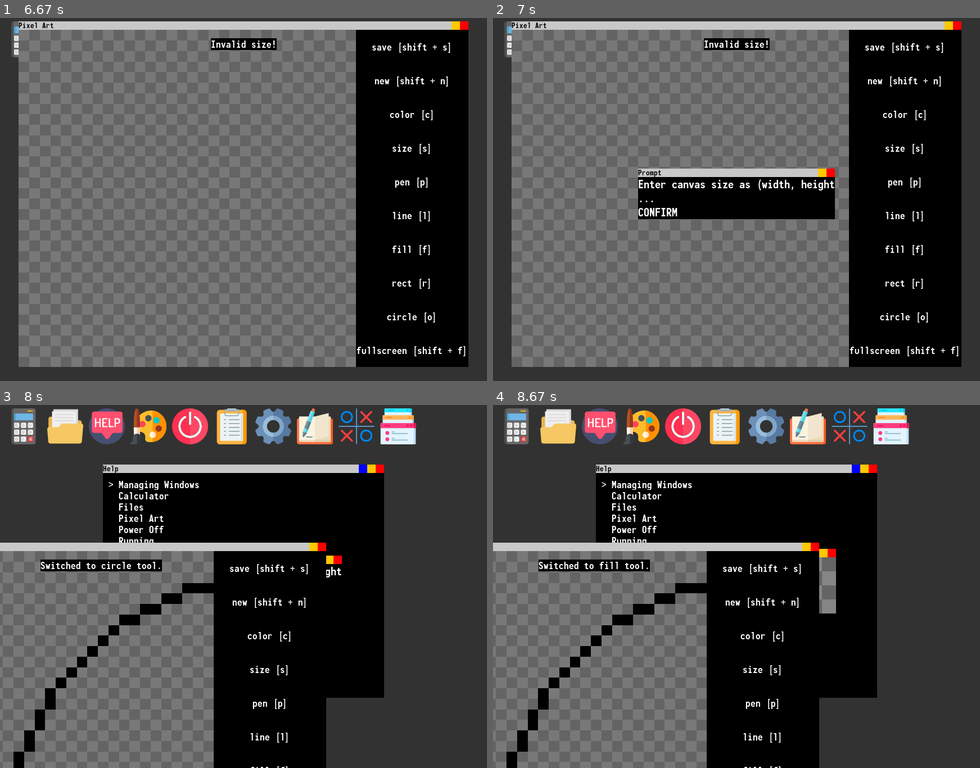
Above: before the commit, frames 1-4 (two rows, left to right).
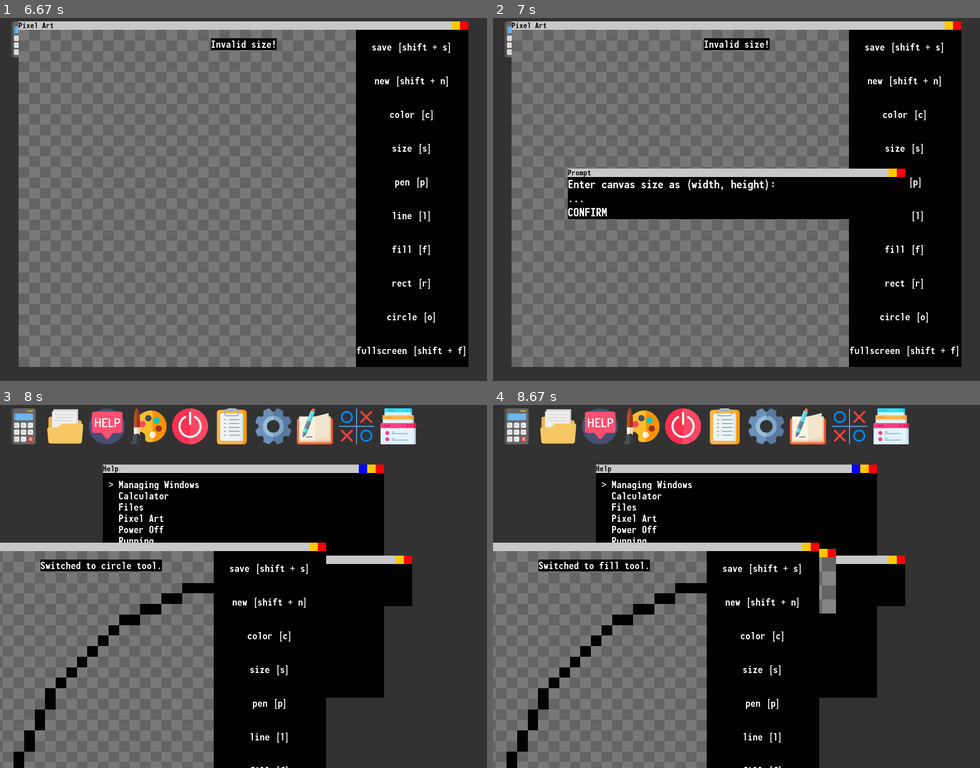
Above: after the commit, the same moments.

Repository: milktheinternet/pygameVOS
Game: pygame game, started from vos.py
The game is run twice, just before and just after one commit, with the same random seed, the same clock (stepped at 60 frames per second) and the same inputs.
Inputs (mouse positions are in pixels of both pictures, inside the frame that each line leads up to):
- Up to frame 1 (6.67 s): hold Down 0.33-0.8 s; hold Up 0.88-1.25 s; hold Down 1.28-1.65 s; hold Up 1.68-1.98 s; hold Down 2.02-2.32 s; hold Up 2.35-2.72 s; hold Down 2.75-3.12 s; hold Up 3.15-3.45 s; hold Down 3.48-3.78 s; hold Up 3.82-4.18 s; hold Down 4.22-4.58 s; hold Up 4.62-4.92 s; move the mouse to (63, 163) at 4.95 s; click (63, 163) at 5 s; press the mouse at (146, 39) at 5.65 s; move the mouse to (253, 57) at 5.75 s; release the mouse at (360, 79) at 5.88 s; press the mouse at (413, 148) at 5.98 s; move the mouse to (311, 123) at 6.08 s; release the mouse at (214, 97) at 6.22 s; tap Enter at 6.28 s; press the mouse at (413, 79) at 6.65 s
- Up to frame 2 (7 s): move the mouse to (790, 119) at 6.75 s; release the mouse at (673, 163) at 6.88 s; press the mouse at (906, 250) at 6.98 s
- Up to frame 3 (8 s): move the mouse to (374, 571) at 7.08 s; release the mouse at (336, 506) at 7.22 s; press the mouse at (413, 702) at 7.32 s; move the mouse to (277, 713) at 7.42 s; release the mouse at (146, 720) at 7.55 s; press the mouse at (243, 412) at 7.65 s; move the mouse to (170, 477) at 7.75 s; release the mouse at (102, 546) at 7.88 s; press the mouse at (267, 633) at 7.98 s
- Up to frame 4 (8.67 s): move the mouse to (746, 590) at 8.08 s; release the mouse at (731, 542) at 8.22 s; press the mouse at (760, 760) at 8.32 s; move the mouse to (794, 677) at 8.42 s; release the mouse at (824, 590) at 8.55 s; press the mouse at (760, 735) at 8.65 s

Frame 1 is identical in both runs. In frame 2, 3.5% of the frame differs, in the area x 15-85%, y 41-56%; in frame 3, 1.1%; in frame 4, 1.0%.

Commit message:
added alert, fixed text editor prompt, fullscreen bug

Diff:
--- /dev/null
+++ b/users/username/apps/Alert/app.py
@@ -0,0 +1,43 @@
+
+from vos import *
+
+class MyApp(NodeApp):
+    def __init__(self, vos, instancer=True):
+        super().__init__(vos, "Alert", res=(600, 75))
+        self.desktop = False
+        self.text = "Hello world!"
+
+    def run(self, text=None):
+        app = super().run()
+        if text: app.text = text
+        app.text_node.text = app.text
+        app.render_nodes()
+
+    def on_run(self):
+        super().on_run()
+        self.setup_nodes()
+        self.render_nodes()
+
+    def on_confirm(self):
+        self.close()
+
+    def setup_nodes(self):
+        w, h = self.res
+        h //= 2
+
+        self.children = []
+
+        self.font = self.vos.load_font(size=20)
+
+        self.text_node = TextNode(self, size=(w, h), pos=(0,0),
+                                  text = self.text,
+                                  font = self.font, center=True)
+
+        self.confirm_node = ButtonNode(self, size=(w, h),
+                                       pos=(0,h),
+                                       text="OK", center=True,
+                                       font = self.font,
+                                       on_press=self.on_confirm)
+
+        self.add(self.text_node)
+        self.add(self.confirm_node)
--- a/users/username/apps/Prompt/app.py
+++ b/users/username/apps/Prompt/app.py
@@ -3,7 +3,7 @@
 
 class MyApp(NodeApp):
     def __init__(self, vos, instancer=True):
-        super().__init__(vos, "Prompt", res=(350, 75))
+        super().__init__(vos, "Prompt", res=(600, 75))
         self.desktop = False
         self.callback = lambda x:self.vos.log("No callback for prompt. Response:",x)
         self.prompt = "Enter text:"
@@ -21,7 +21,6 @@
         self.vos.input.text = ""
         self.setup_nodes()
         self.render_nodes()
-        self.focus()
 
     def on_confirm(self):
         self.vos.input.reset()
--- a/users/username/apps/Text Editor/app.py
+++ b/users/username/apps/Text Editor/app.py
@@ -51,13 +51,11 @@
 
     def btnsaveas(self):
         def cb(name):
-            print("SAVING", name)
             self.vos.save("tmp/"+name, self.get_text())
 
             filesapp = self.vos.get_app("Files").run()
 
             def cb2(savepath):
-                print("SUCCESSFULLY SAVED", name, "TO", savepath)
                 self.saved = True
                 self.savepath = savepath
                 self.vos.delete("tmp/"+name)
@@ -69,9 +67,7 @@
         if not app:
             self.log("Could not find text prompt app")
         else:
-            app = app.run()
-            app.prompt = "Enter file name below (including type)."
-            app.callback = cb
+            app.run(cb, "Enter file name below (including type).")
 
     def btnsave(self):
         if self.savepath:
--- a/vos.py
+++ b/vos.py
@@ -278,6 +278,9 @@
                     app.idle_render()
                 break
 
+    def alert(self, text):
+        self.get_app("Alert").run(text)
+
 if __name__ == "__main__":
     res = (650*4//3, 650)
     user = "username"
@@ -289,5 +292,6 @@
             vos = VOS(user=user, res=eval(nres))
         else:
             settings.set("resolution", res)
+
     vos.start()
     pg.display.quit()
--- a/vos_apps.py
+++ b/vos_apps.py
@@ -63,6 +63,7 @@
         if res: self.res = res
         self.center()
         self.srf = pg.Surface(self.res)
+        self.vos.need_redraw=True
     def on_run(self):
         self.resize()
     def render(self):
